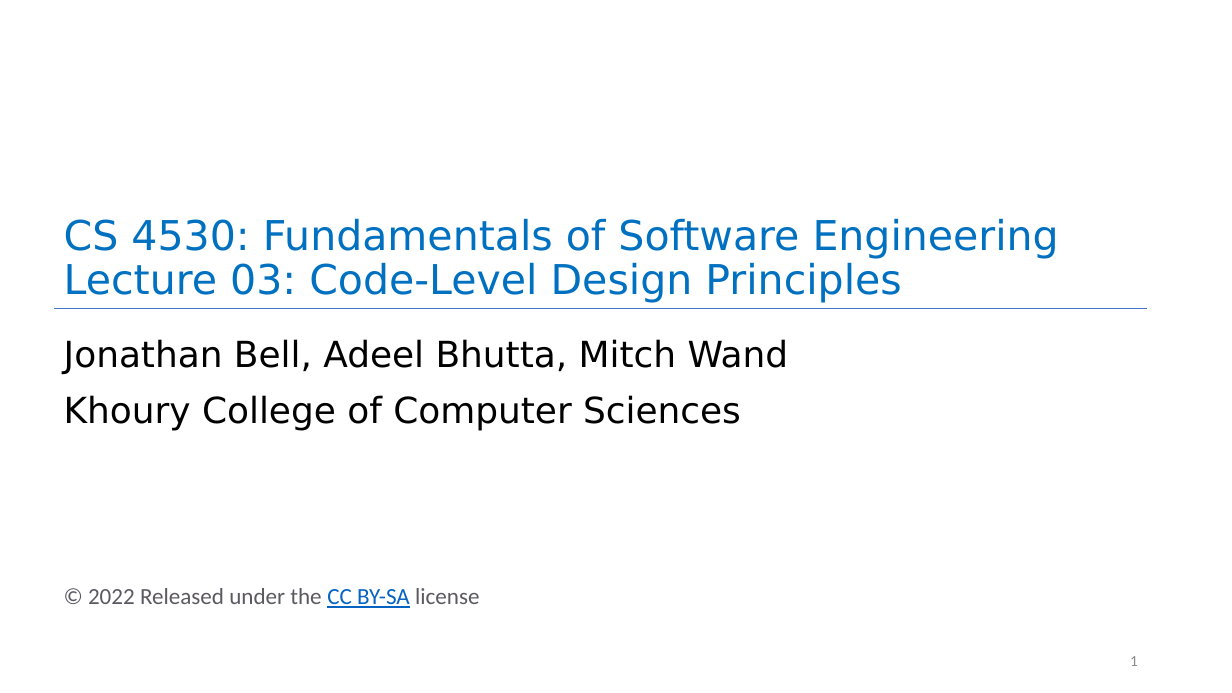
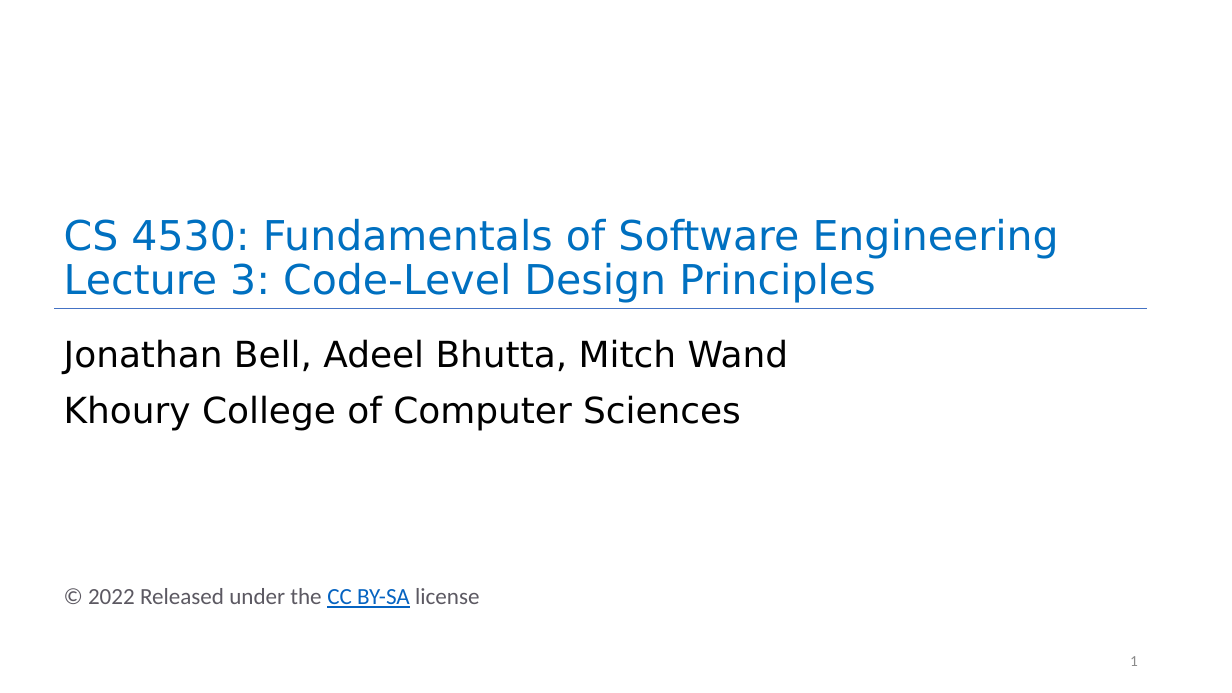
Before and after one commit to neu-se/CS4530-Fall-2022, a slide deck: slide 1 of Slides/Lecture 03 Code-Level Design Principles.pptx. Drawn at 1232x693 pixels with LibreOffice and Linux fonts; fonts in the diff are those of the drawing. Boxes give left, top, right and bottom in pixels: in the first picture for what was removed or moved away, otherwise in the second. Text is boxed around its words. In the diff, an @@ line names an element or a change of style, - is before the commit and + after.

```diff
--- a/Slides/Lecture 03 Code-Level Design Principles.pptx
+++ b/Slides/Lecture 03 Code-Level Design Principles.pptx
@@ title at (x1=64, y1=218, x2=1059, y2=303): text changed @@
-CS 4530: Fundamentals of Software Engineering
-Lecture 03: Code-Level Design Principles
+CS 4530: Fundamentals of Software Engineering
+Lecture 3: Code-Level Design Principles
```
Also in this commit, not shown: 2 other files.
